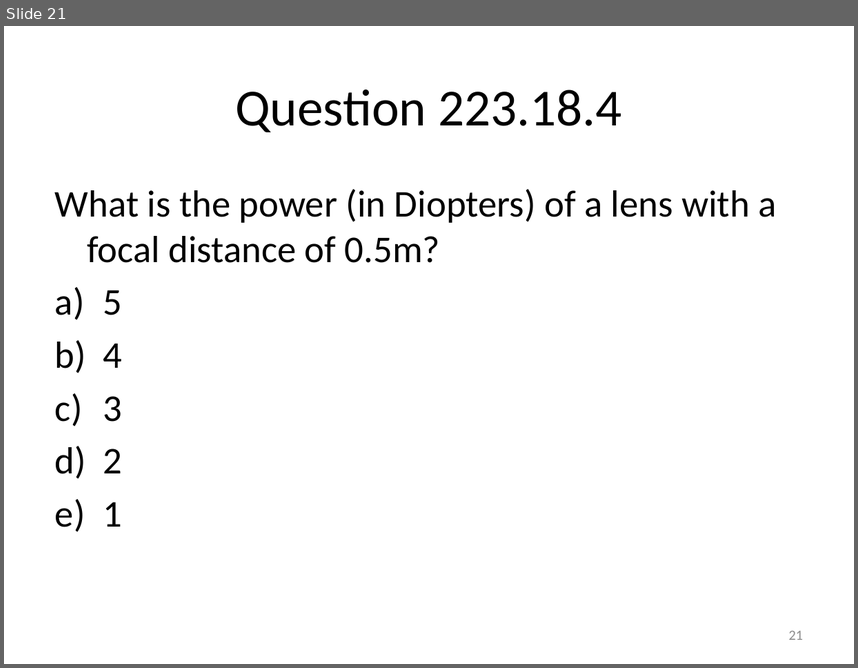
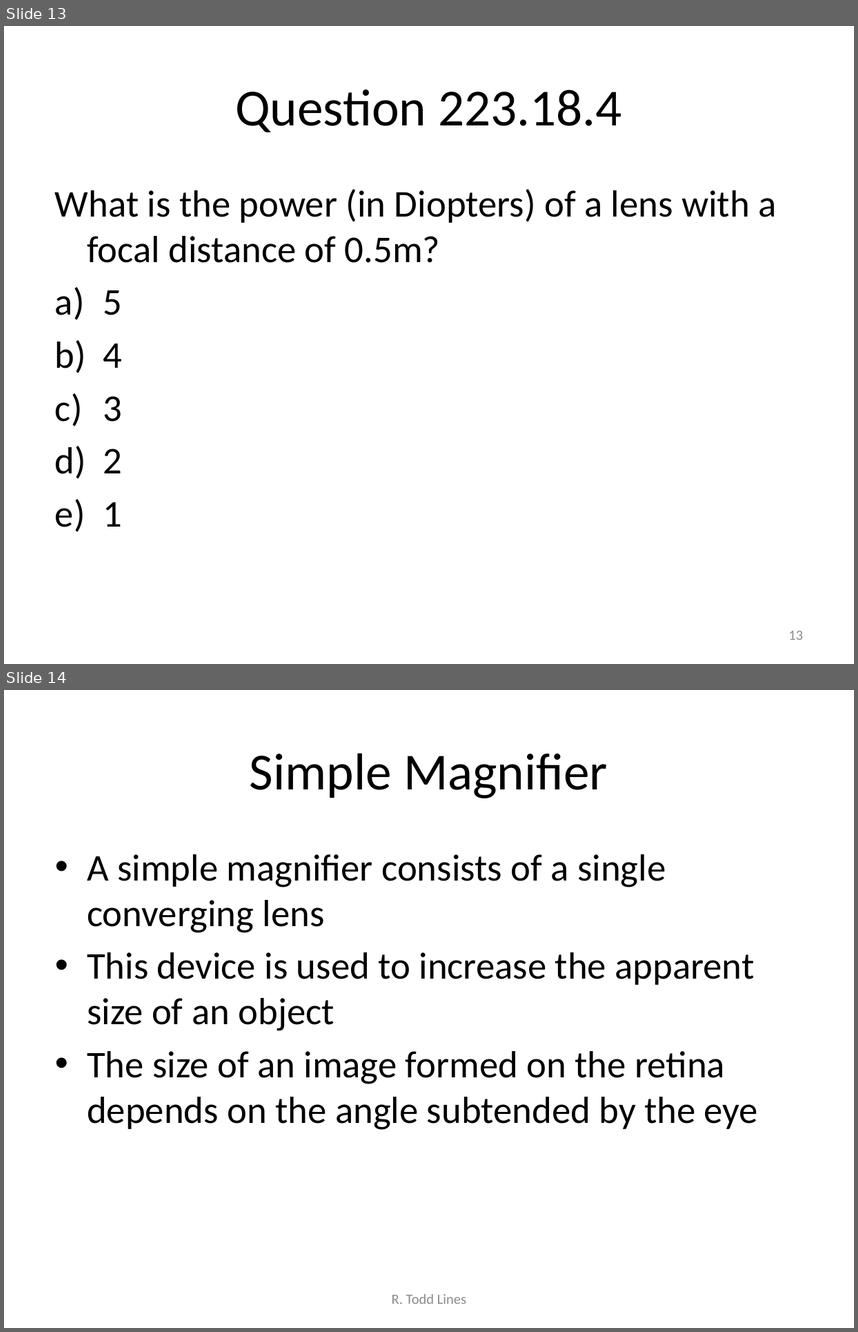
Before and after one commit to rtlines/Introductory-Physics-II, a slide deck: Lecture_Slides/PH 123 Lecture 18.pptx. Shown one above the other, each under a label of ours: slide 21 before the commit, slides 13 and 14 after it. The pictures are 858x668 and 858x1332 pixels, drawn with LibreOffice and Linux fonts; fonts in the diff are those of the drawing. Boxes give left, top, right and bottom in pixels: in the first picture for what was removed or moved away, otherwise in the second. Text is boxed around its words. In the diff, an @@ line names an element or a change of style, - is before the commit and + after.

```diff
--- a/Lecture_Slides/PH 123 Lecture 18.pptx
+++ b/Lecture_Slides/PH 123 Lecture 18.pptx
@@ slide 14 added at bbox=[4, 690, 854, 1328], background #FFFFFF @@
@@ title added at bbox=[250, 753, 608, 798], 44 pt, text #000000 @@
+Simple Magnifier
@@ text added at bbox=[87, 854, 758, 1130], 32 pt, text #000000 @@
+• A simple magnifier consists of a single converging lens
+• This device is used to increase the apparent size of an object
+• The size of an image formed on the retina depends on the angle subtended by the eye
@@ text added at bbox=[392, 1294, 466, 1303], 12 pt, text #8C8C8C @@
+R. Todd Lines
@@ what was slide 21 is now slide 13 @@
@@ page number at bbox=[789, 630, 803, 639]: text changed @@
-21
+13
```
Also in this commit, not shown: 10 other slides added, 10 other files.
